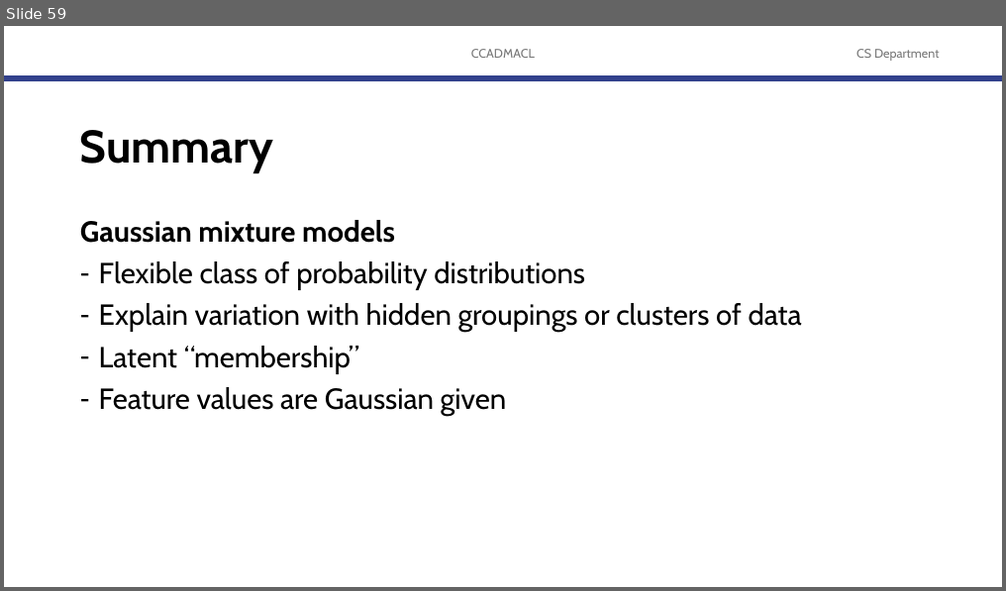
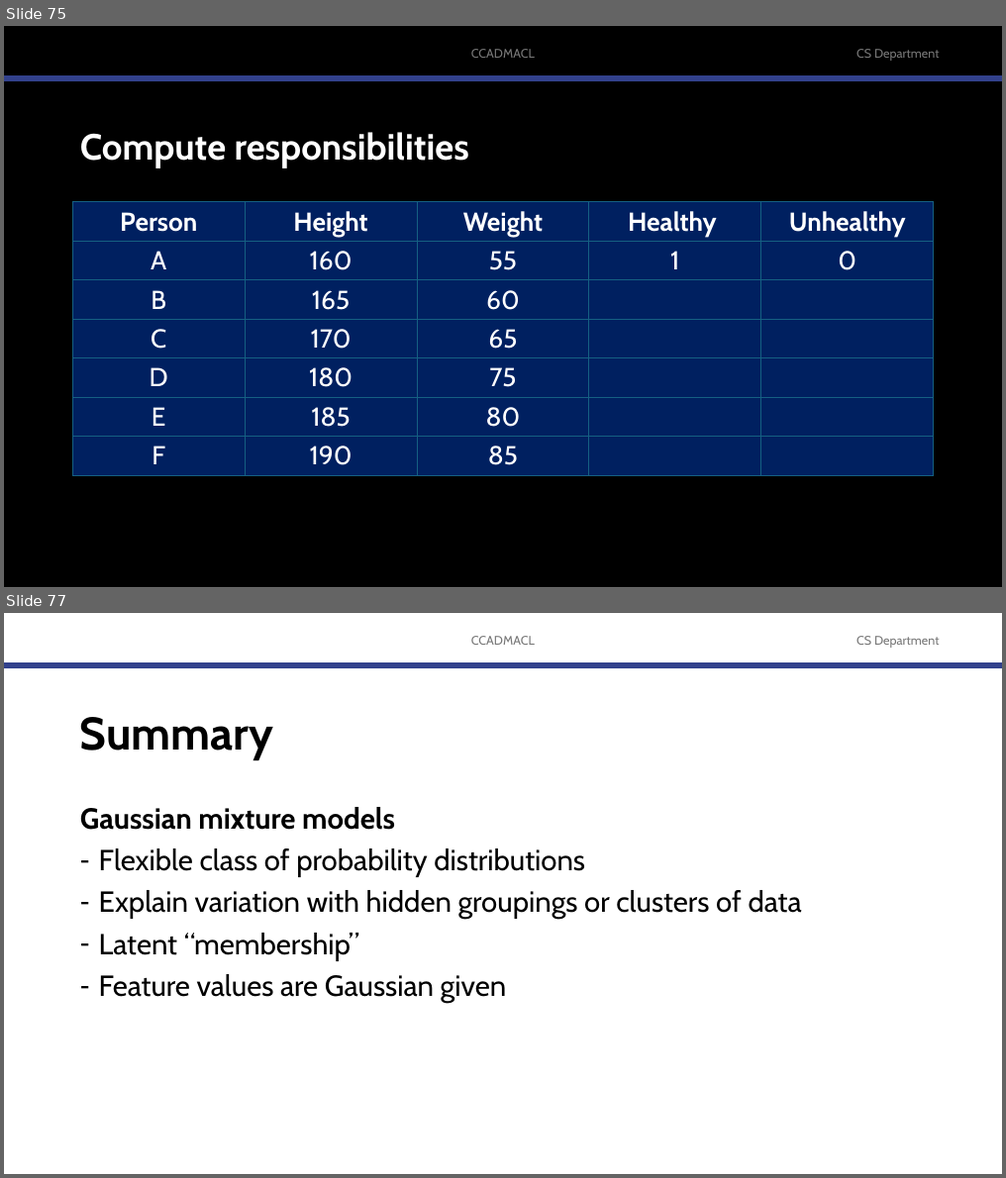
Before and after one commit to robitussin/CCADMACL, a slide deck: 8 - Gaussian Mixture Models/Introduction to Gaussian Mixture Models.pptx. Shown one above the other, each under a label of ours: slide 59 before the commit, slides 75 and 77 after it; the slides between them are not shown. The pictures are 1006x591 and 1006x1178 pixels, drawn with LibreOffice and Linux fonts; fonts in the diff are those of the drawing; background and template pictures are left out. Boxes give left, top, right and bottom in pixels: in the first picture for what was removed or moved away, otherwise in the second. Text is boxed around its words. In the diff, an @@ line names an element or a change of style, - is before the commit and + after.

```diff
--- a/8 - Gaussian Mixture Models/Introduction to Gaussian Mixture Models.pptx
+++ b/8 - Gaussian Mixture Models/Introduction to Gaussian Mixture Models.pptx
@@ slide 75 added at (x1=4, y1=26, x2=1002, y2=587), background #000000; not listed: 3 template elements that a slide beside it also shows @@
@@ title added at (x1=80, y1=132, x2=469, y2=169), 35 pt, text #FFFFFF, bold @@
+Compute responsibilities
@@ table added at (x1=73, y1=202, x2=934, y2=472), 7 rows, 5 columns @@
+Person | Height | Weight | Healthy | Unhealthy
+A | 160 | 55 | 1 | 0
+B | 165 | 60 |  | 
+C | 170 | 65 |  | 
+D | 180 | 75 |  | 
+E | 185 | 80 |  | 
+F | 190 | 85 |  | 
@@ what was slide 59 is now slide 77 @@
```
Also in this commit, not shown: 5 slides changed, 18 other slides added, 1 slide removed.
